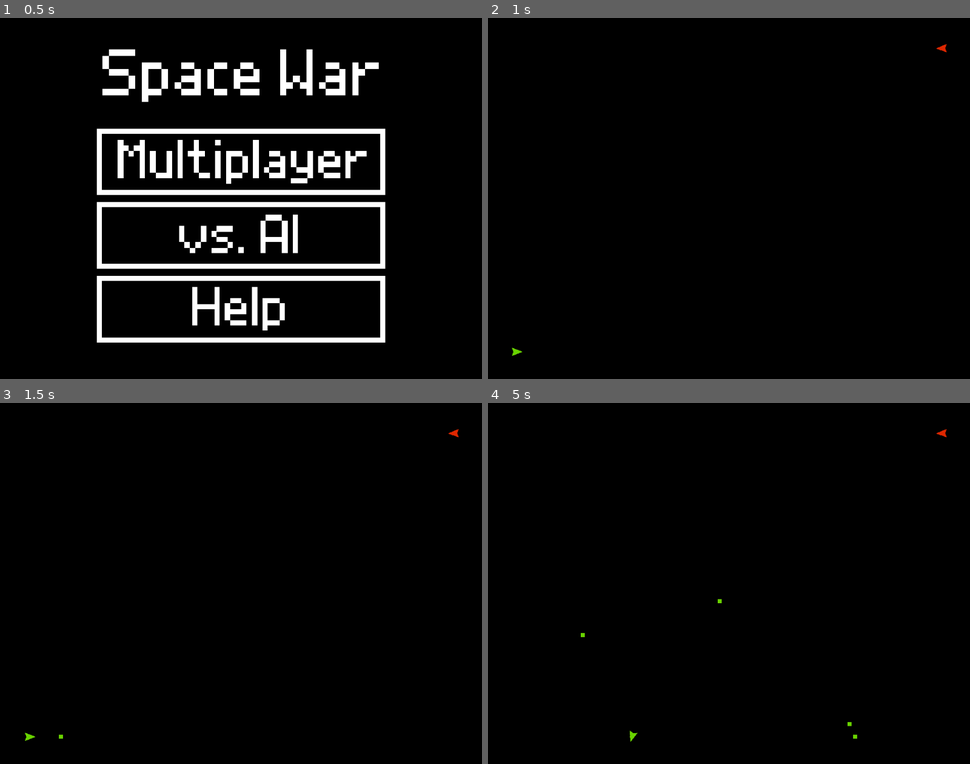
Above: before the commit, frames 1-4 (two rows, left to right).
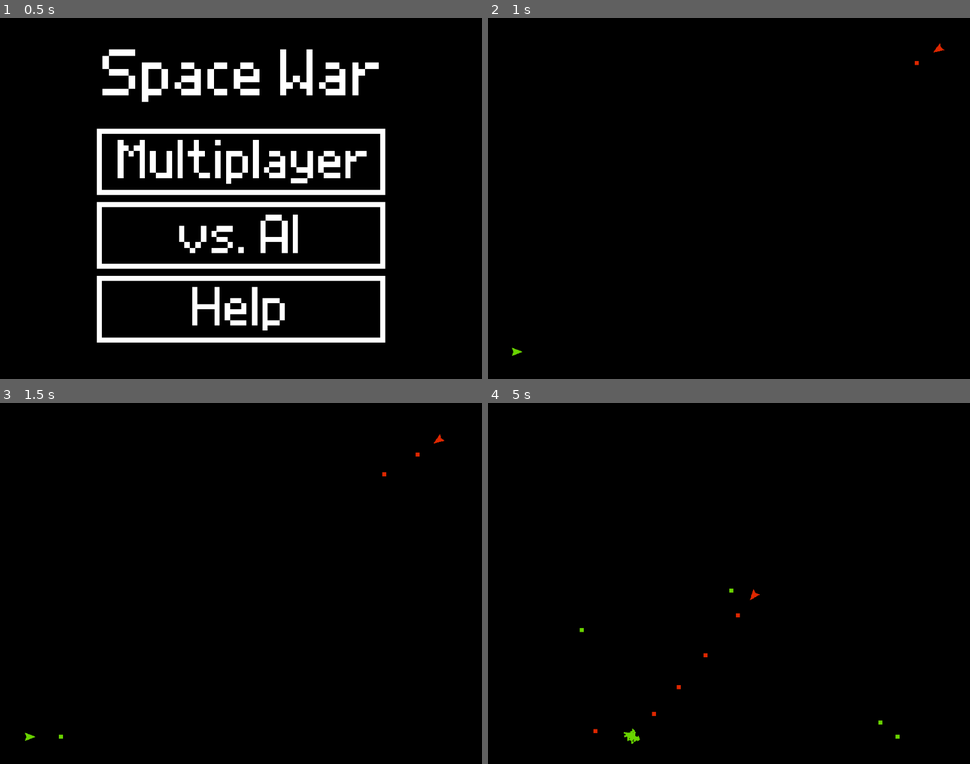
Above: after the commit, the same moments.

Repository: HMI-Studios/SpaceWar
Game: Godot game, scene res://MainMenu.tscn
Two runs of this game, one before a commit and one after it. Both use one fixed random seed, a clock stepped at 60 frames per second and the inputs below.
Inputs (mouse positions are in pixels of both pictures, inside the frame that each line leads up to):
- Up to frame 1 (0.5 s): no input
- Up to frame 2 (1 s): click (729, 234) at 0.5 s
- Up to frame 3 (1.5 s): tap Enter at 1.25 s; move the mouse to (216, 659) at 1.27 s; hold W (player_1_fwd) from 1.28 s (still down); hold S (player_1_shoot) from 1.28 s (still down)
- Up to frame 4 (5 s): tap K (player_2_shoot) at 1.55, 2.1, 3.05, 4.55 s; move the mouse to (873, 641) at 2.02 s; release S (player_1_shoot) at 2.03 s; tap S (player_1_shoot) at 2.3, 3.8 s; move the mouse to (584, 529) at 2.77 s; release W (player_1_fwd) at 2.78 s; hold S (player_1_shoot) 2.78-3.53 s; hold A (player_1_left) from 2.78 s (still down); move the mouse to (753, 583) at 3.52 s; tap I (player_2_fwd) at 3.6 s; move the mouse to (656, 493) at 4.27 s; hold J (player_2_left) from 4.28 s (still down)

Frame 1 is identical in both runs. In frame 2, less than 0.1% of the frame differs, in the area x 88-96%, y 6-14%; in frame 3, less than 0.1%; in frame 4, 0.3%, in the area x 18-96%, y 7-95%.

Commit message:
add player 2 ai

Diff:
--- a/Global.gd
+++ b/Global.gd
@@ -1,6 +1,9 @@
 extends Node
 
+
 var is_multiplayer = false
+var torpedo_speed = 30
+var ai_aim_deadzone = deg_to_rad(4)
 
 
 func mod(a, b):
--- a/Player2.gd
+++ b/Player2.gd
@@ -1,4 +1,17 @@
 extends "Ship.gd"
+
+
+func aim_for(delta, pos):
+    var diff = pos - position
+    var theta_diff = fmod((atan2(diff.y, diff.x) + PI/2 - rotation) + PI, PI*2) - PI
+    if theta_diff > Global.ai_aim_deadzone:
+        right(delta)
+        return false
+    elif theta_diff < -Global.ai_aim_deadzone:
+        left(delta)
+        return false
+    else:
+        return true
 
 
 func _physics_process(delta):
@@ -12,6 +25,18 @@
         if Input.is_action_pressed("player_2_shoot"):
             shoot()
     else:
-        pass
+        if %Player1:
+            var diff = %Player1.position - position
+            var time_distance = diff.length() / Global.torpedo_speed
+            var aim_pos = %Player1.position + (%Player1.velocity * time_distance * (delta * 6))
+            if time_distance < 8:
+                aim_for(delta, position - diff)
+                fwd()
+            else:
+                var on_target = aim_for(delta, aim_pos)
+                if time_distance > 16:
+                    fwd()
+                if on_target:
+                    shoot()
 
     super._physics_process(delta)
--- a/Ship.gd
+++ b/Ship.gd
@@ -29,7 +29,7 @@
 func shoot():
     if shoot_cooldown == 0:
         var torpedo = Torpedo.instantiate()
-        torpedo.position = position + (Vector2(0, -1).rotated(rotation) * 30)
+        torpedo.position = position + (Vector2(0, -1).rotated(rotation) * Global.torpedo_speed)
         torpedo.modulate = modulate
         torpedo.apply_impulse((Vector2(0, -1).rotated(rotation) * 180) + velocity)
         shoot_cooldown = shoot_cooldown_time
--- a/Torpedo.gd
+++ b/Torpedo.gd
@@ -2,10 +2,6 @@
 
 
 var lifetime = 170
-
-
-func _ready():
-    pass # Replace with function body.
 
 
 func _integrate_forces(delta):
--- a/project.godot
+++ b/project.godot
@@ -73,6 +73,7 @@
 [physics]
 
 2d/default_gravity=0.0
+2d/default_linear_damp=0.0
 
 [rendering]
 
